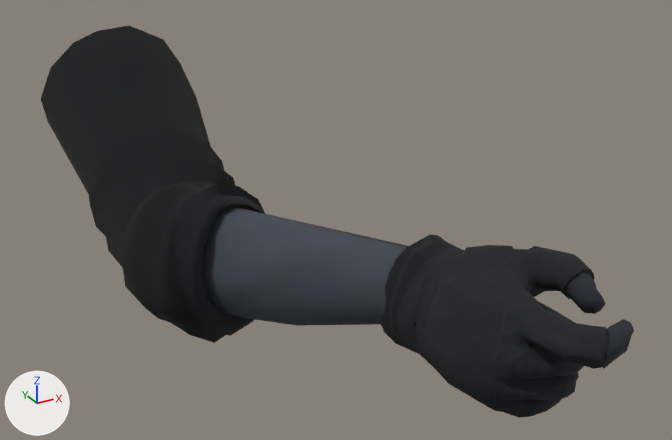
Renders of the glTF model packages/client/public/assets/viewmodel/knife.glb from each side of a commit.
Rendered twice from a camera (50 mm lens) standing at (-0.474, -1.016, -0.023) and looking at (-0.141, -0.41, -0.326). The lights are fixed; the arrows at lower left show +X, +Y and +Z. The picture after the commit comes second. Where no turn or scale is listed for an object, it has been applied to the vertices.
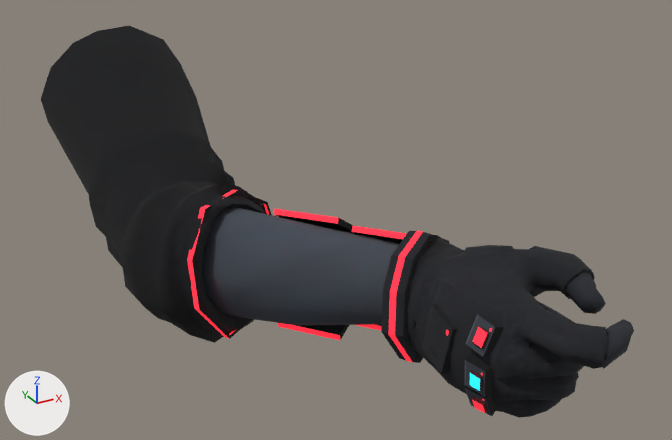
Commit message: feat: dress the first-person arms of every viewmodel in cyberpunk gear

The edits, one by one:
Picture 'arms-cyber-plates' (img_arms_cyber_plates) is new.
Picture 'arms-cyber-plates-emissive' (img_arms_cyber_plates_emissive) is new.
Material 'arms_cyber_plates' (mat_arms_cyber_plates) is new.
Uses the picture img_arms_cyber_plates.
Uses the picture img_arms_cyber_plates_emissive.
Mesh me_arms_cyber_plates is new.
It has 184 vertices, 280 faces and spans x -0.191..-0.008, y -0.199..0.117, z -0.118..0.017.
It uses material mat_arms_cyber_plates.
Object 'arms_cyber_plates' (ob_arms_cyber_plates) is new; it shows me_arms_cyber_plates.
Its location is (-0.0527, -0.3955, -0.3412).

Changed parts and their boxes [x1, y1, x2, y2] in the pictures (672 x 440 px):
'arms_cyber_plates', added: after [187, 190, 503, 416]
